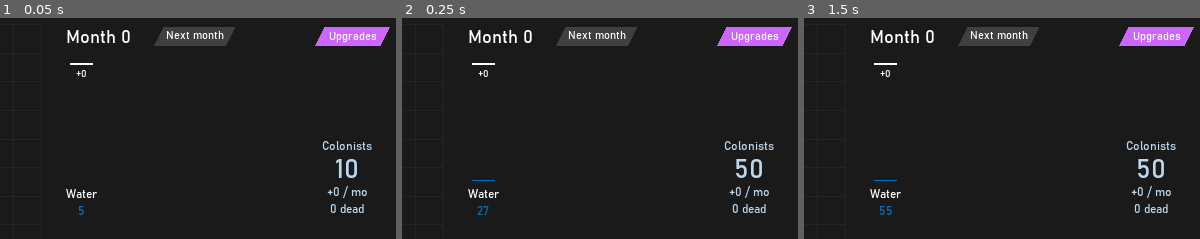
Above: before the commit, frames 1-3 (left to right).
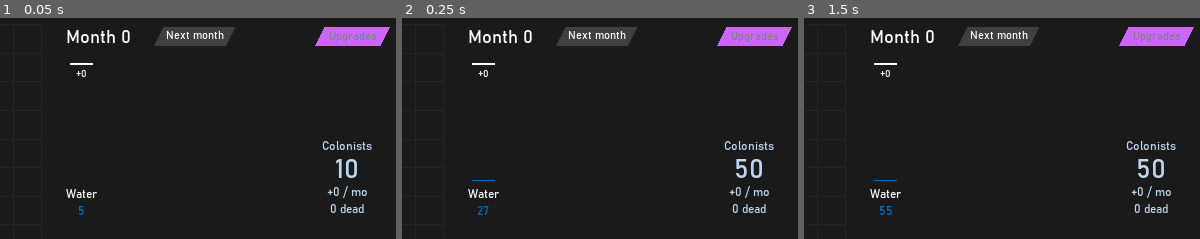
Above: after the commit, the same moments.

Repository: sirknightj/CEV-1
Game: Godot game, scene res://scenes/MainGameScene.tscn
Two runs of this game, one before a commit and one after it. Both use one fixed random seed, a clock stepped at 60 frames per second and the inputs below.
Inputs (mouse positions are % of the whole screen's width and height, from its top left):
- Up to frame 1 (0.05 s): no input
- Up to frame 2 (0.25 s): no input
- Up to frame 3 (1.5 s): tap Enter at 0.5 s; drag from (28, 44) to (84, 54) at 0.52 s; tap Space at 1.25 s; drag from (25, 50) to (84, 54) at 1.27 s
The pictures show only the part of the screen within x 50-100%, y 0-50%; the shares and areas given below are measured in that part.

The runs differ from the first frame. In frame 1, 0.2% of the frame differs, in the area x 83-95%, y 6-12%; in frame 2, 0.2%; in frame 3, 0.2%.

Commit message:
Fixed buildings being replenished wrongly

Diff:
--- a/source/scenes/Graph.tscn
+++ b/source/scenes/Graph.tscn
@@ -33,7 +33,7 @@
 [node name="Water" parent="HBoxContainer" instance=ExtResource( 1 )]
 anchor_right = 0.0
 anchor_bottom = 0.0
-margin_right = 76.0
+margin_right = 75.0
 margin_bottom = 235.0
 rect_min_size = Vector2( 75, 235 )
 rect_pivot_offset = Vector2( 266, 201 )
@@ -42,7 +42,7 @@
 anchor_right = 0.0
 anchor_bottom = 0.0
 margin_left = 79.0
-margin_right = 155.0
+margin_right = 154.0
 margin_bottom = 235.0
 rect_min_size = Vector2( 75, 235 )
 rect_pivot_offset = Vector2( 266, 201 )
@@ -51,7 +51,7 @@
 anchor_right = 0.0
 anchor_bottom = 0.0
 margin_left = 158.0
-margin_right = 234.0
+margin_right = 233.0
 margin_bottom = 235.0
 rect_min_size = Vector2( 75, 235 )
 rect_pivot_offset = Vector2( 266, 201 )
@@ -60,7 +60,7 @@
 anchor_right = 0.0
 anchor_bottom = 0.0
 margin_left = 237.0
-margin_right = 313.0
+margin_right = 312.0
 margin_bottom = 235.0
 rect_min_size = Vector2( 75, 235 )
 rect_pivot_offset = Vector2( 266, 201 )
@@ -69,7 +69,7 @@
 anchor_right = 0.0
 anchor_bottom = 0.0
 margin_left = 316.0
-margin_right = 392.0
+margin_right = 391.0
 margin_bottom = 235.0
 rect_min_size = Vector2( 75, 235 )
 rect_pivot_offset = Vector2( 266, 201 )
--- a/source/scripts/GameStats.gd
+++ b/source/scripts/GameStats.gd
@@ -28,7 +28,7 @@
 }"""
 
 var _initial_reserves = {
-	GameData.ResourceType.FOOD: 10000.0,
+	GameData.ResourceType.FOOD: 550.0,
 	GameData.ResourceType.OXYGEN: 10000.0,
 	GameData.ResourceType.WATER: 55.0,
 	GameData.ResourceType.METAL: 0.0,
--- a/source/scripts/MainGameScene.gd
+++ b/source/scripts/MainGameScene.gd
@@ -46,6 +46,7 @@
 	var turn = GameStats.turn
 	if turn == 0:
 		$UILayer/TextBox.text = "Welcome! You're in charge of a Mars colony of 50 colonists.\nClick the \"Next Month\" button to start."
+		$UILayer/Sidebar.toggle_upgrades_button(false)
 	elif turn == 1:
 		$UILayer/TextBox.text = "Each colonist consumes 1 water/month.\nPlace down some wells to ensure you don't run out of water!\nTip: use R to rotate the building."
 		$UILayer/Sidebar.toggle_next_month_button(false)
@@ -77,6 +78,9 @@
 		$UILayer/Sidebar.toggle_next_month_button(false)
 		GameStats.resources.give(GameData.ResourceType.METAL, 32)
 		GameStats.restrictions = {GameData.BuildingType.ELEC1: 4}
+	elif turn == 10:
+		$UILayer/TextBox.text = "Your city center has generated enough science for an upgrade! Spend your science points to unlock new building types and expand your colony!"
+		$UILayer/Sidebar.toggle_upgrades_button(true)
 	else:
 		$UILayer/TextBox.text = ""
 
--- a/source/scripts/Sidebar.gd
+++ b/source/scripts/Sidebar.gd
@@ -8,6 +8,7 @@
 
 var show_resources : Dictionary = {}
 var ignore_next_month : bool = false # default = clickable
+var ignore_upgrades_button = true # default = unclickable
 
 onready var building_scene = preload("res://scenes/Building.tscn")
 
@@ -73,6 +74,7 @@
 	for child in $ScrollContainer/BuildingEntries.get_children():
 		$ScrollContainer/BuildingEntries.remove_child(child)
 
+	var scroll_offset = $ScrollContainer.get_v_scrollbar().value
 	for building in buildings:
 		var building_stats = GameStats.buildings_dict[building]
 
@@ -127,7 +129,7 @@
 
 			$ScrollContainer/BuildingEntries.add_child(entry)
 			_building.set_physics_process(false)
-			_building.force_set(Vector2(1050, 375), 0.0)
+			_building.force_set(Vector2(1050, 375 - scroll_offset), 0.0)
 			_building.connect("building_grabbed", self, "_on_Building_building_grabbed", [_building])
 
 	var extra_spacing : HBoxContainer = HBoxContainer.new()
@@ -218,7 +220,8 @@
 func _on_Upgrades_gui_input(event):
 	if (event is InputEventMouseButton and event.pressed and event.button_index == BUTTON_LEFT):
 		GameStats.logger.log_action_with_no_level(Logger.Actions.UpgradeMenuClicked)
-		$CanvasLayer/TechTree.show()
+		if not ignore_upgrades_button:
+			$CanvasLayer/TechTree.show()
 
 """
 	Tells the restrictions that the player has placed a building
@@ -242,10 +245,20 @@
 	Lets the "next month" button be clicked
 	_clickable: true if the button is allowed to be clicked, false otherwise
 """
-func toggle_next_month_button(_clickable) -> void:
+func toggle_next_month_button(_clickable : bool) -> void:
+	ignore_next_month = not _clickable
 	if _clickable:
-		ignore_next_month = false
 		$NextMonth/Label.set("custom_colors/font_color", Color("#FFFFFF"))
 	else:
-		ignore_next_month = true
 		$NextMonth/Label.set("custom_colors/font_color", Color("#808080"))
+
+"""
+	Lets the "upgrades" button be clicked
+	_clickable: true if the button is allowed to be clicked, false otherwise
+"""
+func toggle_upgrades_button(_clickable) -> void:
+	ignore_upgrades_button = not _clickable
+	if _clickable:
+		$Upgrades/Label.set("custom_colors/font_color", Color("#FFFFFF"))
+	else:
+		$Upgrades/Label.set("custom_colors/font_color", Color("#808080"))
